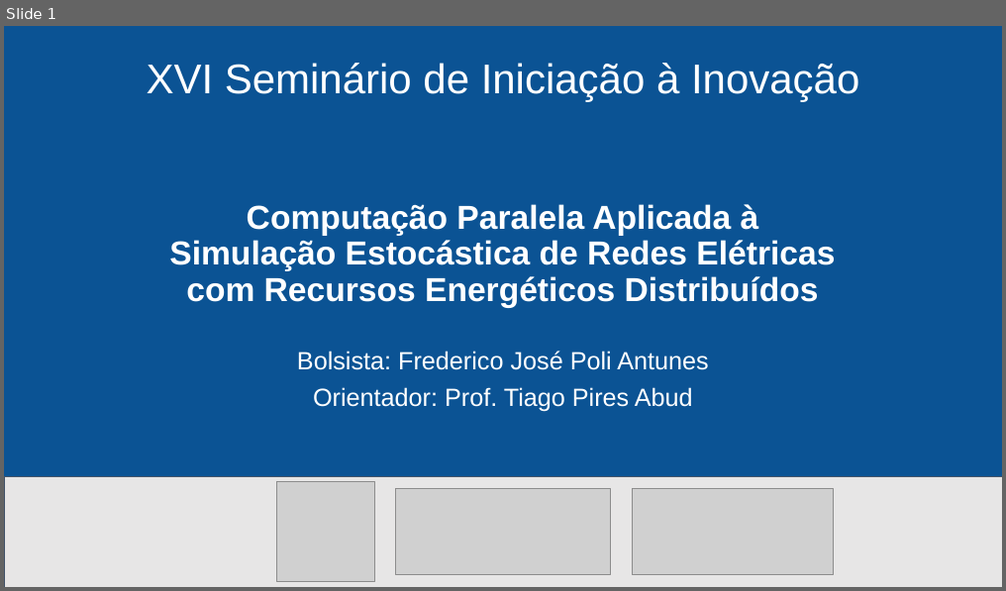
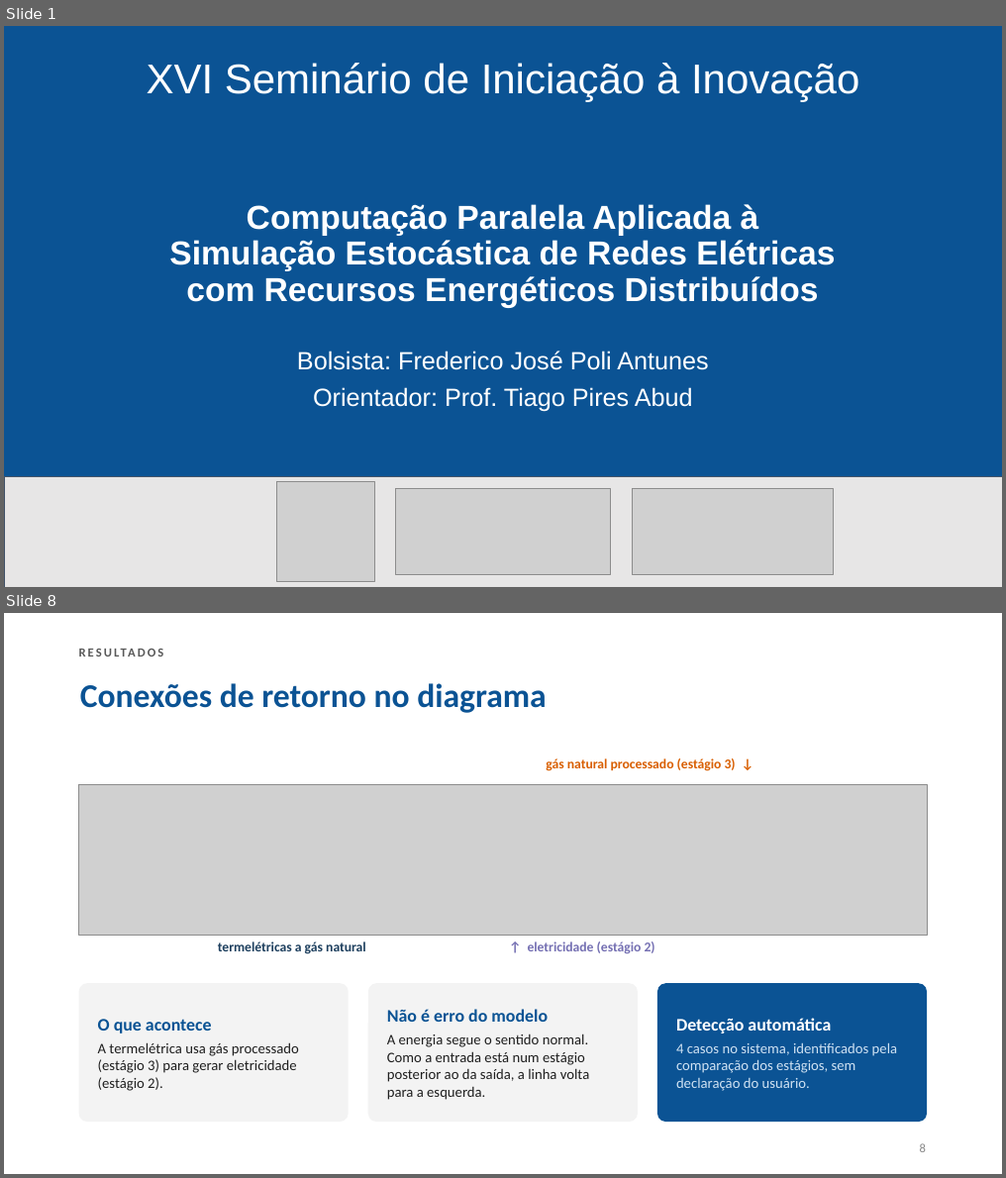
Before and after one commit to Freddieij/DDFE, a slide deck: Apresentacao/Apresentacao_XVI_Seminario_PIBITI.pptx. Shown one above the other, each under a label of ours: slide 1 before the commit, slides 1 and 8 after it; the slides between them are not shown. The pictures are 1006x591 and 1006x1178 pixels, drawn with LibreOffice and Linux fonts; fonts in the diff are those of the drawing; grey boxes stand for pictures. Boxes give left, top, right and bottom in pixels: in the first picture for what was removed or moved away, otherwise in the second. Text is boxed around its words. In the diff, an @@ line names an element or a change of style, - is before the commit and + after.

Commit message:
Apresentação: ajustes do feedback do orientador
- Siglas por extenso (RES, RED, SEP, VE) e DDFE só a partir do slide em
  que é definido; jargão em inglês trocado (back-end/front-end, layout).
- "Fluxos reversos" passa a "conexões de retorno": o fluxo de energia não
  é reverso, só o traçado volta para a esquerda porque a entrada está num
  estágio posterior ao da saída. O slide explica que não é erro do modelo.
- Esquema dos nós fantasmas redesenhado com formas nativas (texto grande)
  em vez do recorte do PDF; termo sempre "nó fantasma", entre aspas.
- Slide de interatividade só com os dois casos de seleção, maiores, sem
  "estado íntegro" e "opacidade plena".
- Figuras dos slides 8 e 10 ampliadas por recorte (na Figura 4, o trecho
  vazio do meio é suprimido com marca de corte).
- Títulos e termos: validação "com a estrutura do sistema energético
  brasileiro", "Atualização automática do diagrama", "Método de aplicação
  geral", slide final só "Conclusões".
- Números de slide pelo campo do próprio template; link do repositório
  no GitHub nos slides de objetivos, conclusões e encerramento.

```diff
--- a/Apresentacao/Apresentacao_XVI_Seminario_PIBITI.pptx
+++ b/Apresentacao/Apresentacao_XVI_Seminario_PIBITI.pptx
@@ slide 8 added at bbox=[4, 613, 1002, 1174], background #FFFFFF @@
@@ text added at bbox=[79, 645, 528, 666], 12 pt, text #595959, bold @@
+RESULTADOS
@@ title added at bbox=[80, 683, 546, 713], 32 pt, text #0B5394, bold @@
+Conexões de retorno no diagrama
@@ text added at bbox=[546, 759, 736, 771], 13 pt, text #D95F02, bold @@
+gás natural processado (estágio 3) ↓
@@ picture added at bbox=[79, 785, 927, 935] @@
@@ text added at bbox=[218, 942, 366, 955], 13 pt, text #1D3F5E, bold @@
+termelétricas a gás natural
@@ text added at bbox=[528, 942, 655, 954], 13 pt, text #7570B3, bold @@
+↑ eletricidade (estágio 2)
@@ rounded rectangle added at bbox=[79, 983, 349, 1122], fill #F3F3F3, 14 pt, text #1F1F1F @@
+O que acontece
+A termelétrica usa gás processado (estágio 3) para gerar eletricidade (estágio 2).
@@ rounded rectangle added at bbox=[368, 983, 638, 1122], fill #F3F3F3, 14 pt, text #1F1F1F @@
+Não é erro do modelo
+A energia segue o sentido normal. Como a entrada está num estágio posterior ao da saída, a linha volta para a esquerda.
@@ rounded rectangle added at bbox=[657, 983, 927, 1122], fill #0B5394, 14 pt, text #CFE2F3 @@
+Detecção automática
+4 casos no sistema, identificados pela comparação dos estágios, sem declaração do usuário.
@@ page number added at bbox=[920, 1144, 926, 1153], 12 pt, text #888888 @@
+8
```
Also in this commit, not shown: 8 slides changed, 2 other slides added, 3 slides removed, 2 other files.
